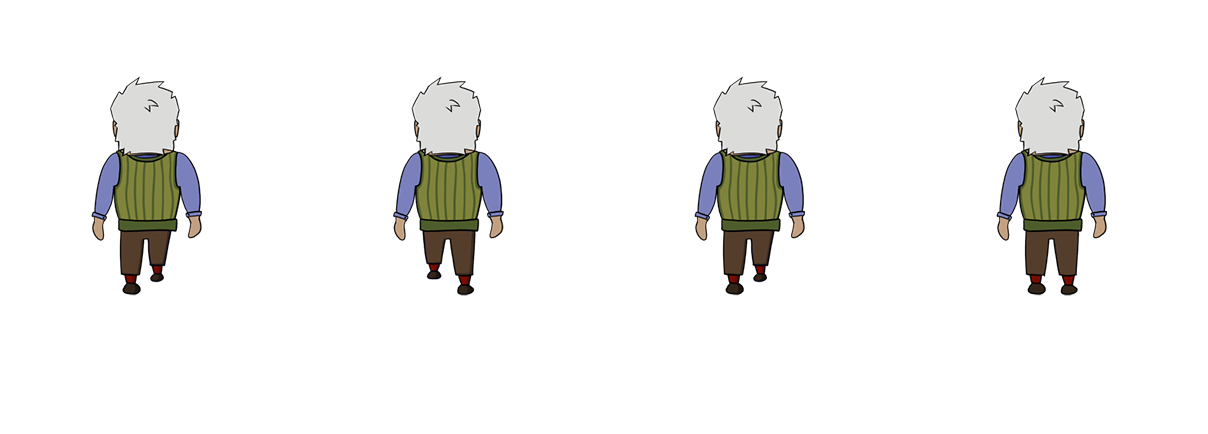
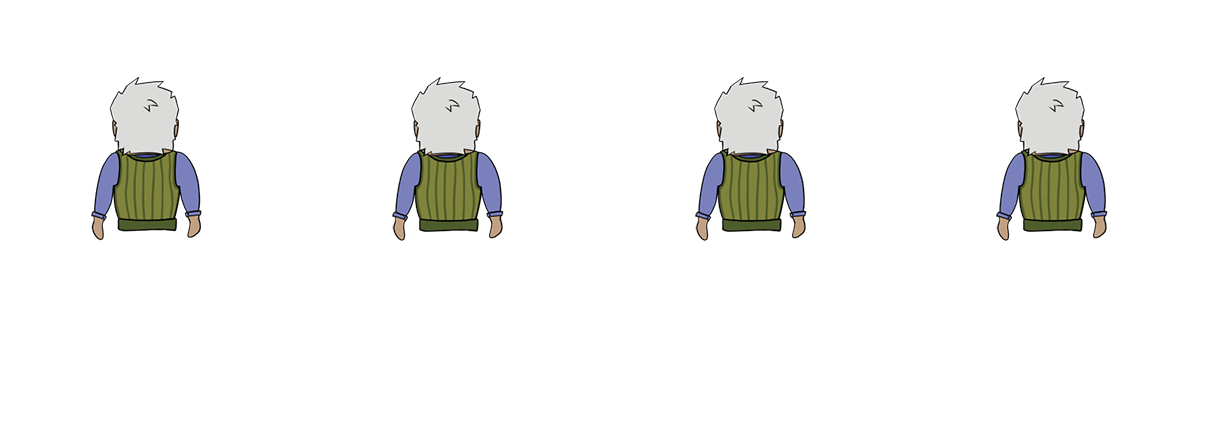
Before/after of a 1208×434 layered artwork. What changed in the layer stack:
painted on "FB1" (1st of 4) over box(996, 76, 1108, 296)
renamed "FBW1" to "FB1", painted on it over box(694, 76, 807, 296)
renamed "FBW2" to "FB1", painted on it over box(392, 76, 504, 296)
renamed "FBW1" to "FB1", painted on it over box(91, 76, 202, 296)
